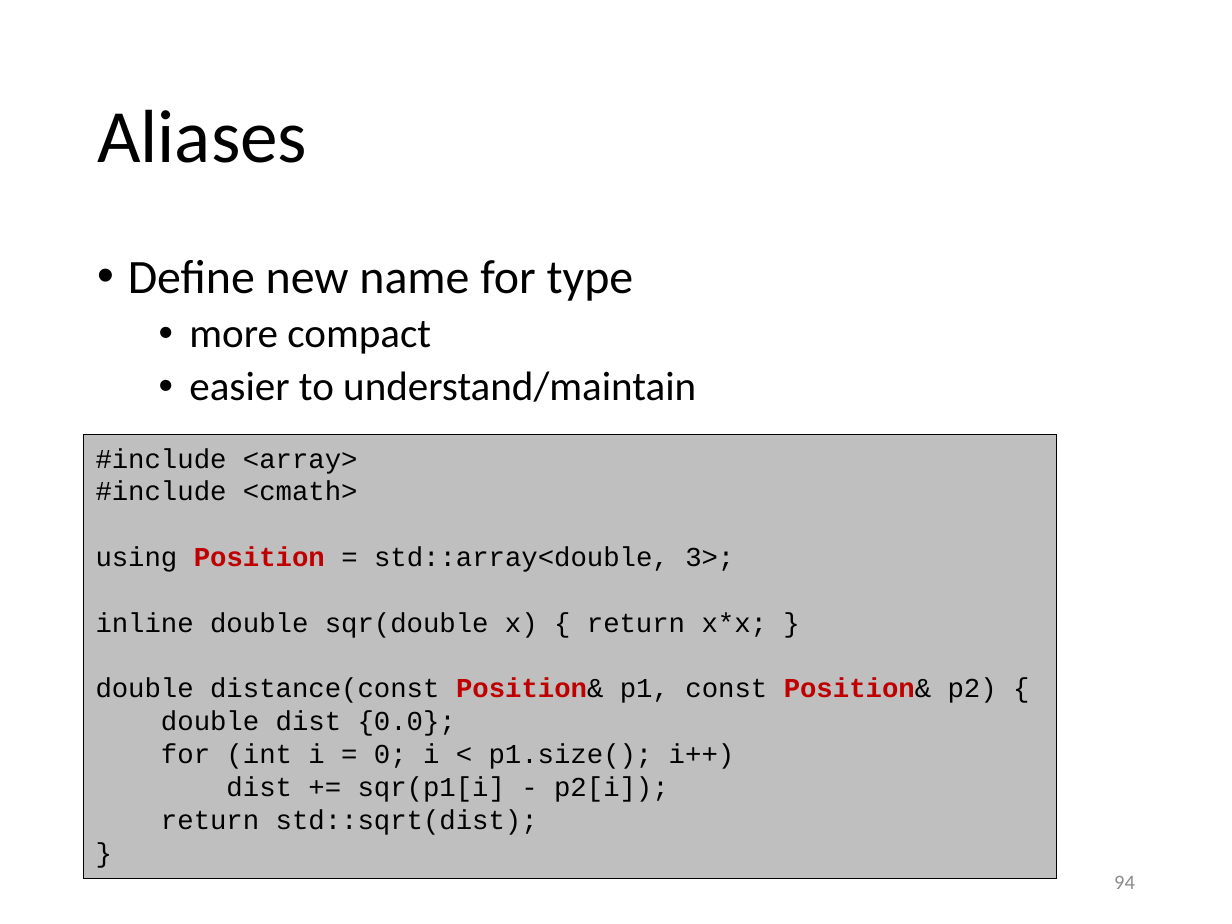
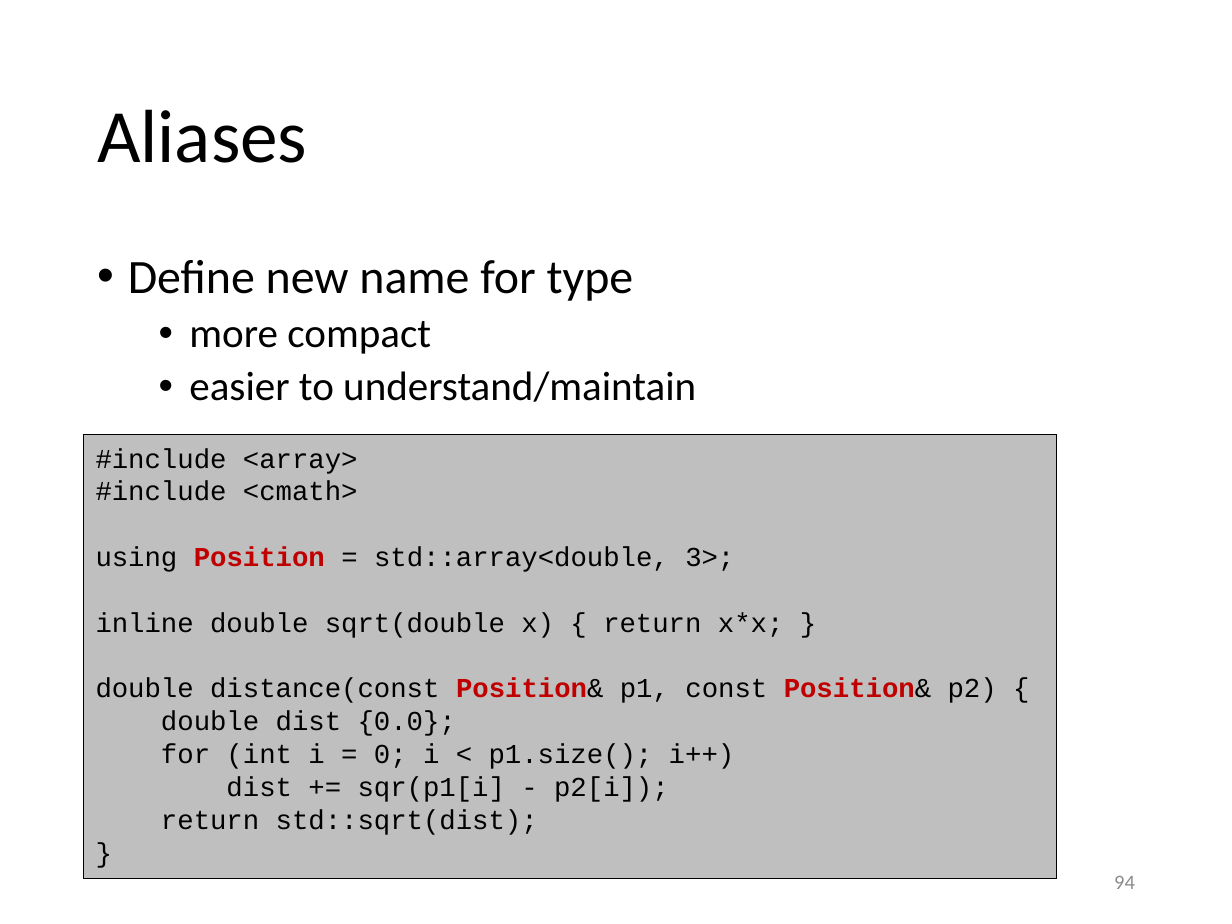
Before and after one commit to gjbex/Scientific-C-plus-plus, a slide deck: slide 94 of scientific_cpp.pptx. Drawn at 1232x924 pixels with LibreOffice and Linux fonts; fonts in the diff are those of the drawing. Boxes give left, top, right and bottom in pixels: in the first picture for what was removed or moved away, otherwise in the second. Text is boxed around its words. In the diff, an @@ line names an element or a change of style, - is before the commit and + after.

```diff
--- a/scientific_cpp.pptx
+++ b/scientific_cpp.pptx
@@ text in rectangle at [96,612,784,638]: text changed @@
-inline double sqr(double x) { return x*x; }
+inline double sqrt(double x) { return x*x; }
```
Also in this commit, not shown: 15 other slides changed.
